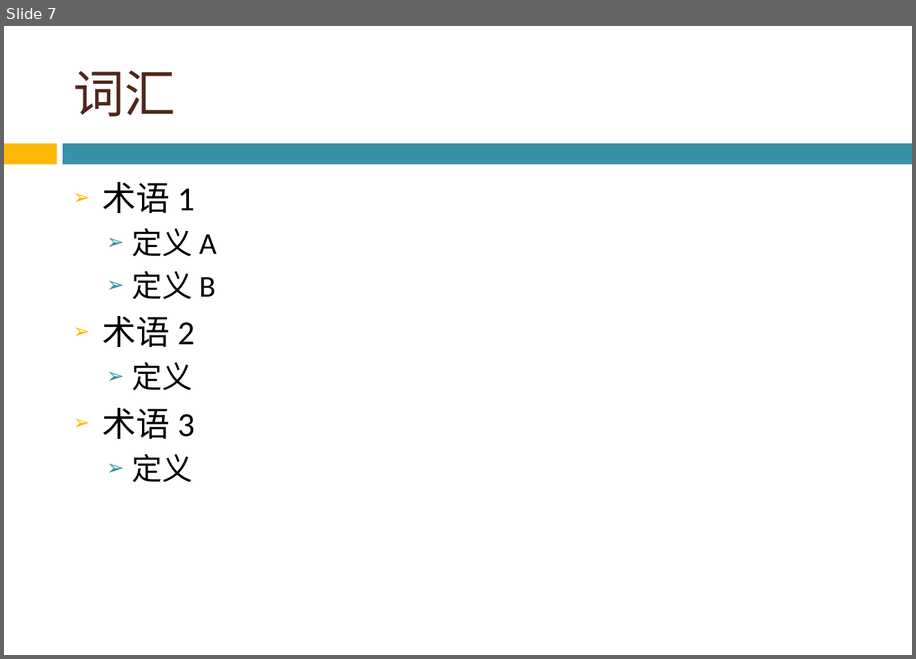
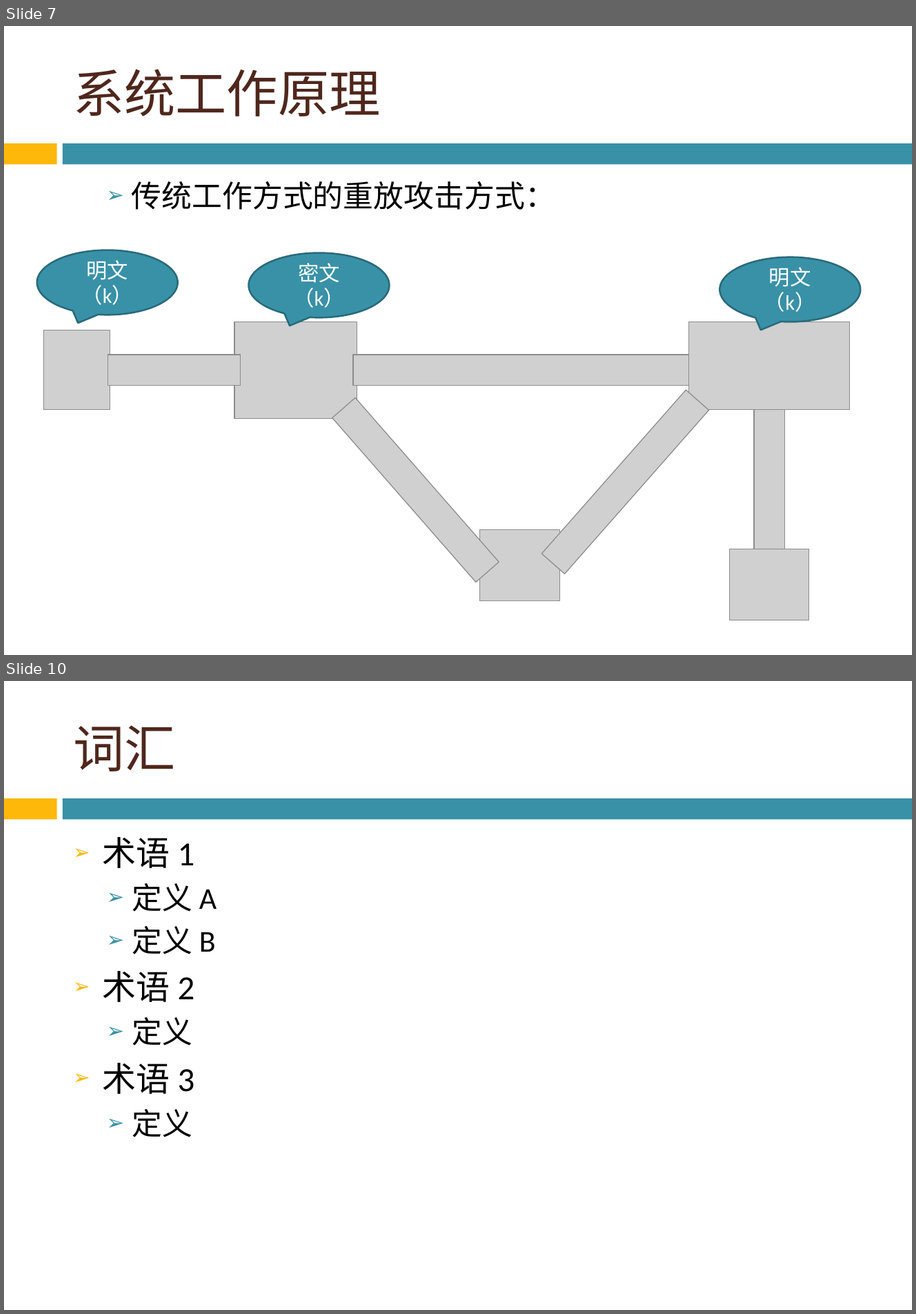
Before and after one commit to thomas-smith123/graduate-design-slave, a slide deck: 答辩.pptx. Shown one above the other, each under a label of ours: slide 7 before the commit, slides 7 and 10 after it; the slides between them are not shown. The pictures are 916x659 and 916x1314 pixels, drawn with LibreOffice and Linux fonts; fonts in the diff are those of the drawing; grey boxes stand for pictures; background and template pictures are left out. Boxes give left, top, right and bottom in pixels: in the first picture for what was removed or moved away, otherwise in the second. Text is boxed around its words. In the diff, an @@ line names an element or a change of style, - is before the commit and + after.

```diff
--- a/答辩.pptx
+++ b/答辩.pptx
@@ slide 7 added at (x1=4, y1=26, x2=912, y2=655), background picture (left out); not listed: 2 template elements that a slide beside it also shows @@
@@ title added at (x1=73, y1=69, x2=380, y2=116), 44 pt, text #4F271C @@
+系统工作原理
@@ text added at (x1=132, y1=181, x2=555, y2=210), 26 pt, text #000000 @@
+  ➢ 传统工作方式的重放攻击方式：
@@ speech bubble added at (x1=36, y1=250, x2=178, y2=314), fill #3891A7, outline #296B7C 1.5 pt, 18 pt, text #FFFFFF @@
+明文（k）
@@ speech bubble added at (x1=249, y1=253, x2=390, y2=318), fill #3891A7, outline #296B7C 1.5 pt, 18 pt, text #FFFFFF @@
+密文（k）
@@ speech bubble added at (x1=720, y1=257, x2=861, y2=322), fill #3891A7, outline #296B7C 1.5 pt, 18 pt, text #FFFFFF @@
+明文（k）
@@ picture added at (x1=43, y1=330, x2=110, y2=410) @@
@@ picture added at (x1=234, y1=322, x2=357, y2=419) @@
@@ picture added at (x1=689, y1=322, x2=850, y2=410) @@
@@ picture added at (x1=108, y1=354, x2=241, y2=385) @@
@@ picture added at (x1=354, y1=354, x2=695, y2=385) @@
@@ picture added at (x1=332, y1=398, x2=499, y2=582) @@
@@ picture added at (x1=542, y1=390, x2=709, y2=574) @@
@@ picture added at (x1=754, y1=410, x2=785, y2=549) @@
@@ picture added at (x1=480, y1=530, x2=560, y2=601) @@
@@ picture added at (x1=729, y1=549, x2=809, y2=621) @@
@@ what was slide 7 is now slide 10 @@
```
Also in this commit, not shown: 1 slide changed, 5 other slides added, 3 slides removed.
